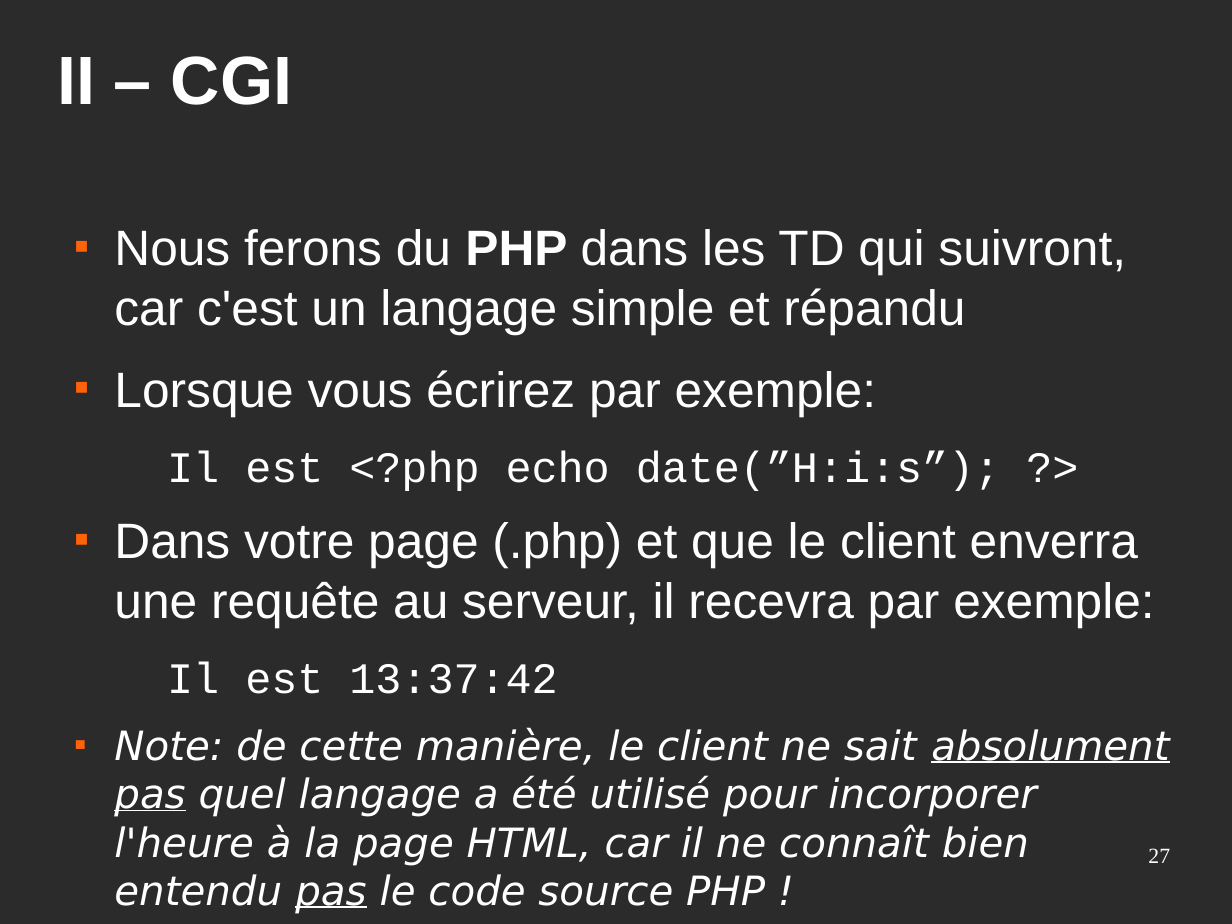
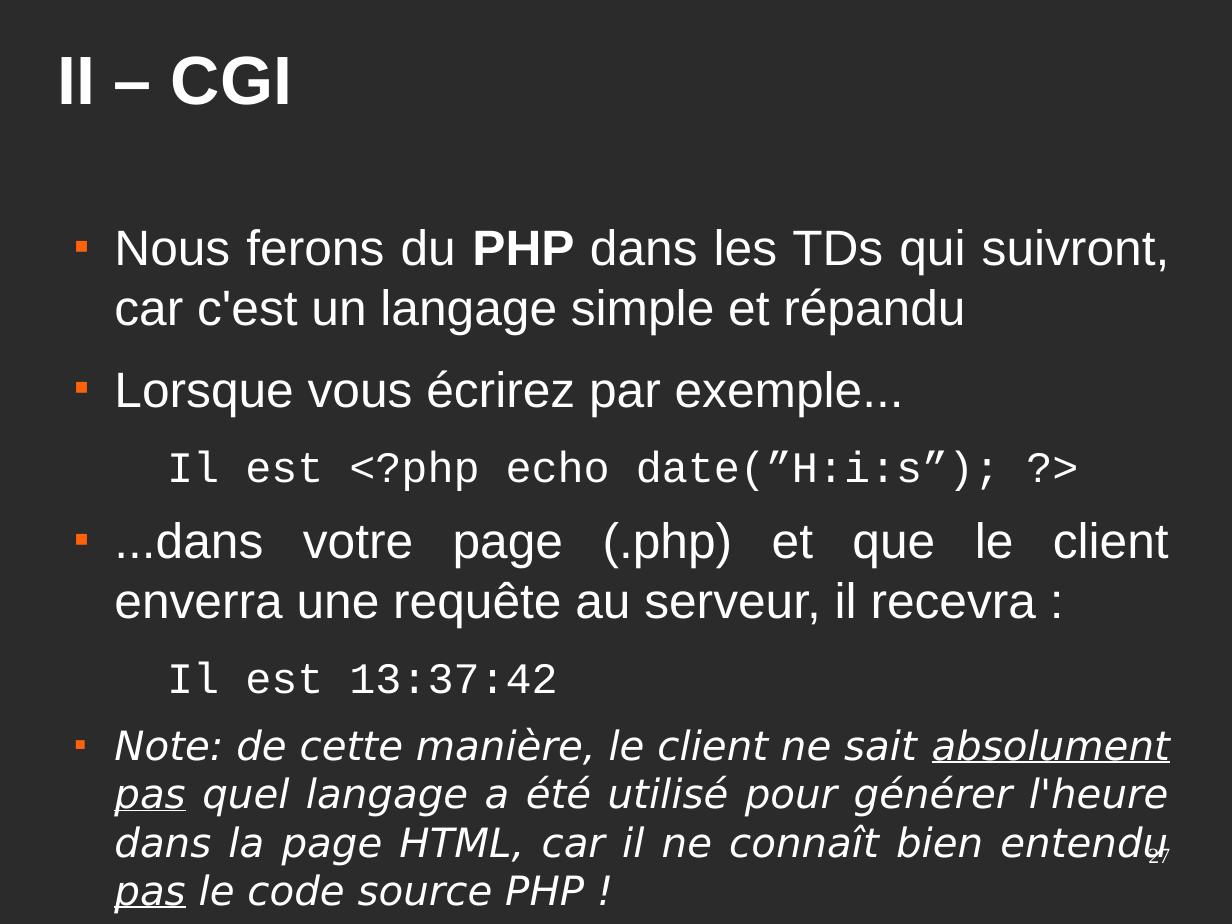
Before and after one commit to Eirbware/Formation, a slide deck: slide 27 of presentations/fondements.odp. Drawn at 1232x924 pixels with LibreOffice and Linux fonts; fonts in the diff are those of the drawing; background and template pictures are left out; a plain dark background stands for a picture behind light text. Boxes give left, top, right and bottom in pixels: in the first picture for what was removed or moved away, otherwise in the second. Text is boxed around its words. In the diff, an @@ line names an element or a change of style, - is before the commit and + after.

```diff
--- a/presentations/fondements.odp
+++ b/presentations/fondements.odp
@@ text at (x1=114, y1=229, x2=1170, y2=416): text changed @@
-■ Nous ferons du PHP dans les TD qui suivront, car c'est un langage simple et répandu
-■ Lorsque vous écrirez par exemple:
+■ Nous ferons du PHP dans les TDs qui suivront, car c'est un langage simple et répandu
+■ Lorsque vous écrirez par exemple...
@@ text at (x1=167, y1=450, x2=1001, y2=694): alignment left to justified @@
@@ text at (x1=114, y1=522, x2=1169, y2=627): text changed @@
-■ Dans votre page (.php) et que le client enverra une requête au serveur, il recevra par exemple:
+■ ...dans votre page (.php) et que le client enverra une requête au serveur, il recevra :
@@ text at (x1=114, y1=727, x2=1170, y2=906): text changed @@
-■ Note: de cette manière, le client ne sait absolument pas quel langage a été utilisé pour incorporer l'heure à la page HTML, car il ne connaît bien entendu pas le code source PHP !
+■ Note: de cette manière, le client ne sait absolument pas quel langage a été utilisé pour générer l'heure dans la page HTML, car il ne connaît bien entendu pas le code source PHP !
```
Also in this commit, not shown: 21 other slides changed, 2 other files.
